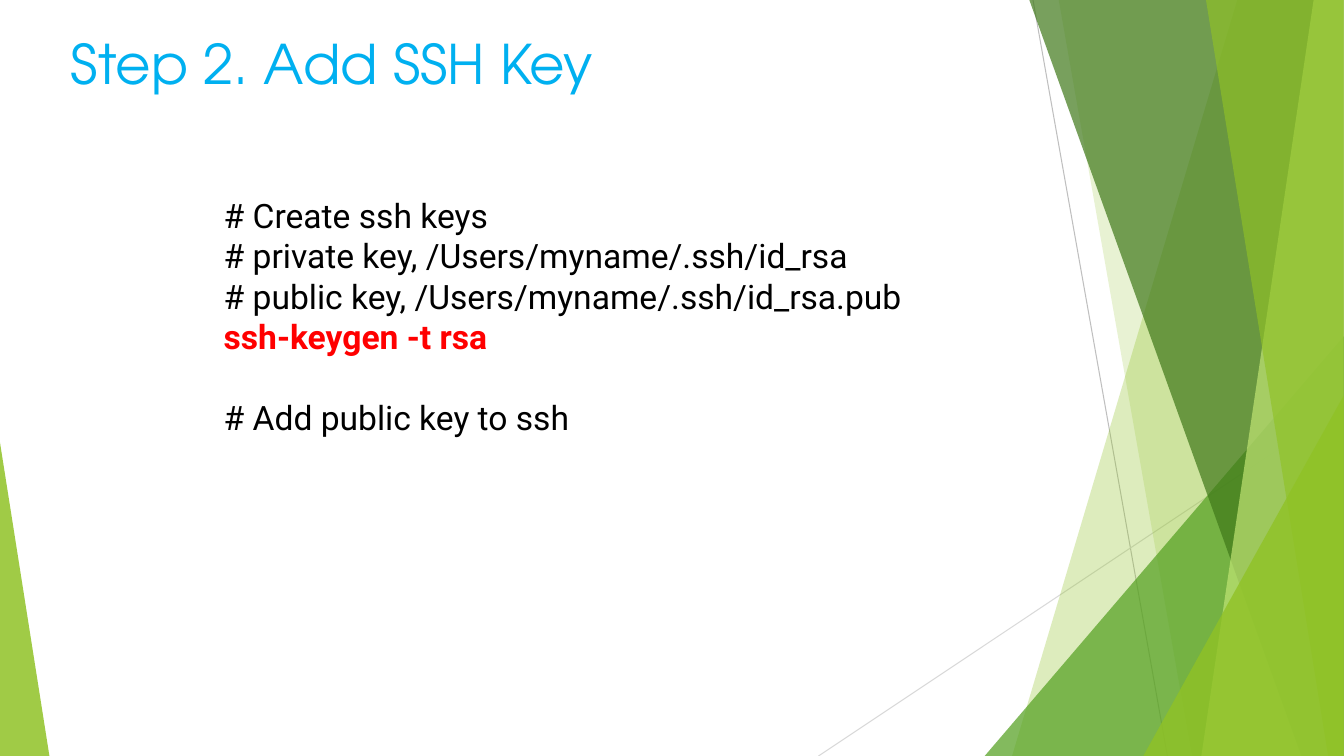
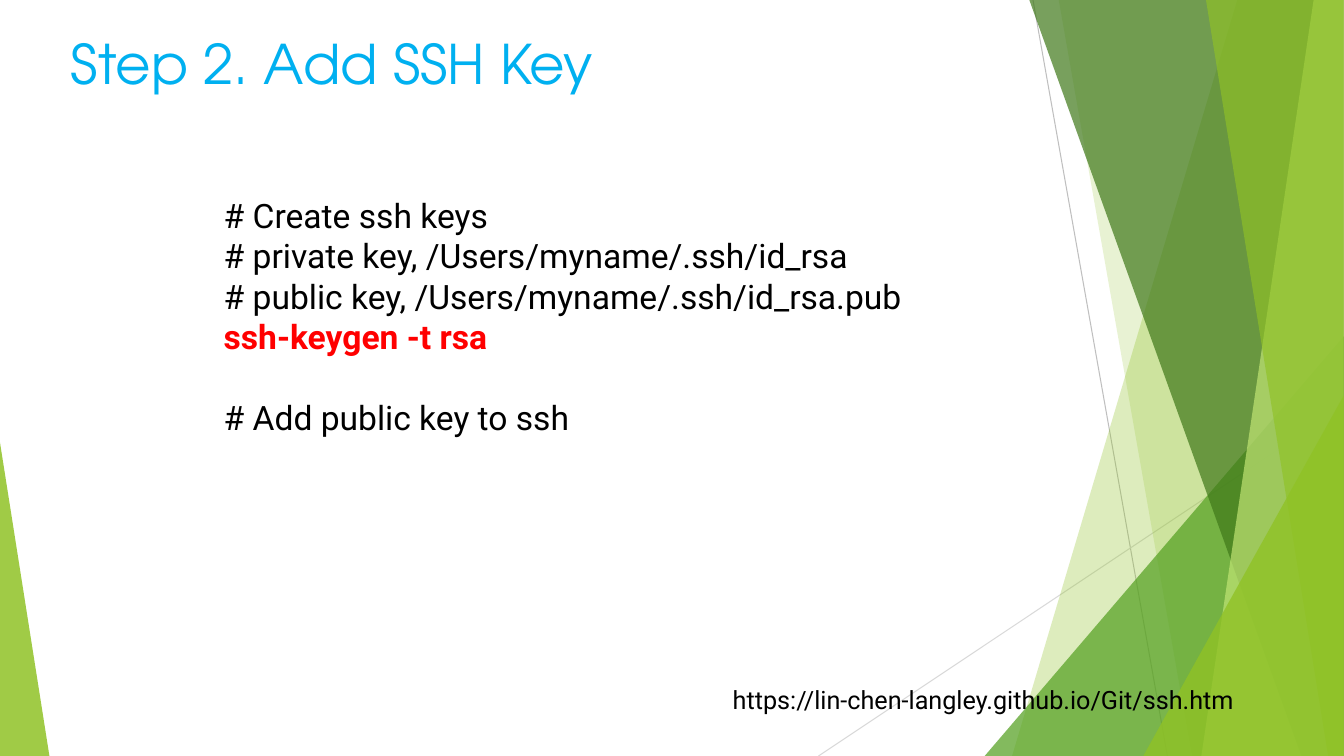
Before and after one commit to lin-chen-DLA/lin-chen-DLA.github.io, a slide deck: slide 5 of Volunteer/Programming/HTML_8.pptx. Drawn at 1344x756 pixels with LibreOffice and Linux fonts; fonts in the diff are those of the drawing. Boxes give left, top, right and bottom in pixels: in the first picture for what was removed or moved away, otherwise in the second. Text is boxed around its words. In the diff, an @@ line names an element or a change of style, - is before the commit and + after.

Commit message:
ssh at github

```diff
--- a/Volunteer/Programming/HTML_8.pptx
+++ b/Volunteer/Programming/HTML_8.pptx
@@ text added at <box>733,686,1234,715</box>, 18 pt, text #000000 @@
+https://lin-chen-langley.github.io/Git/ssh.htm
```
Also in this commit, not shown: 1 other file.
